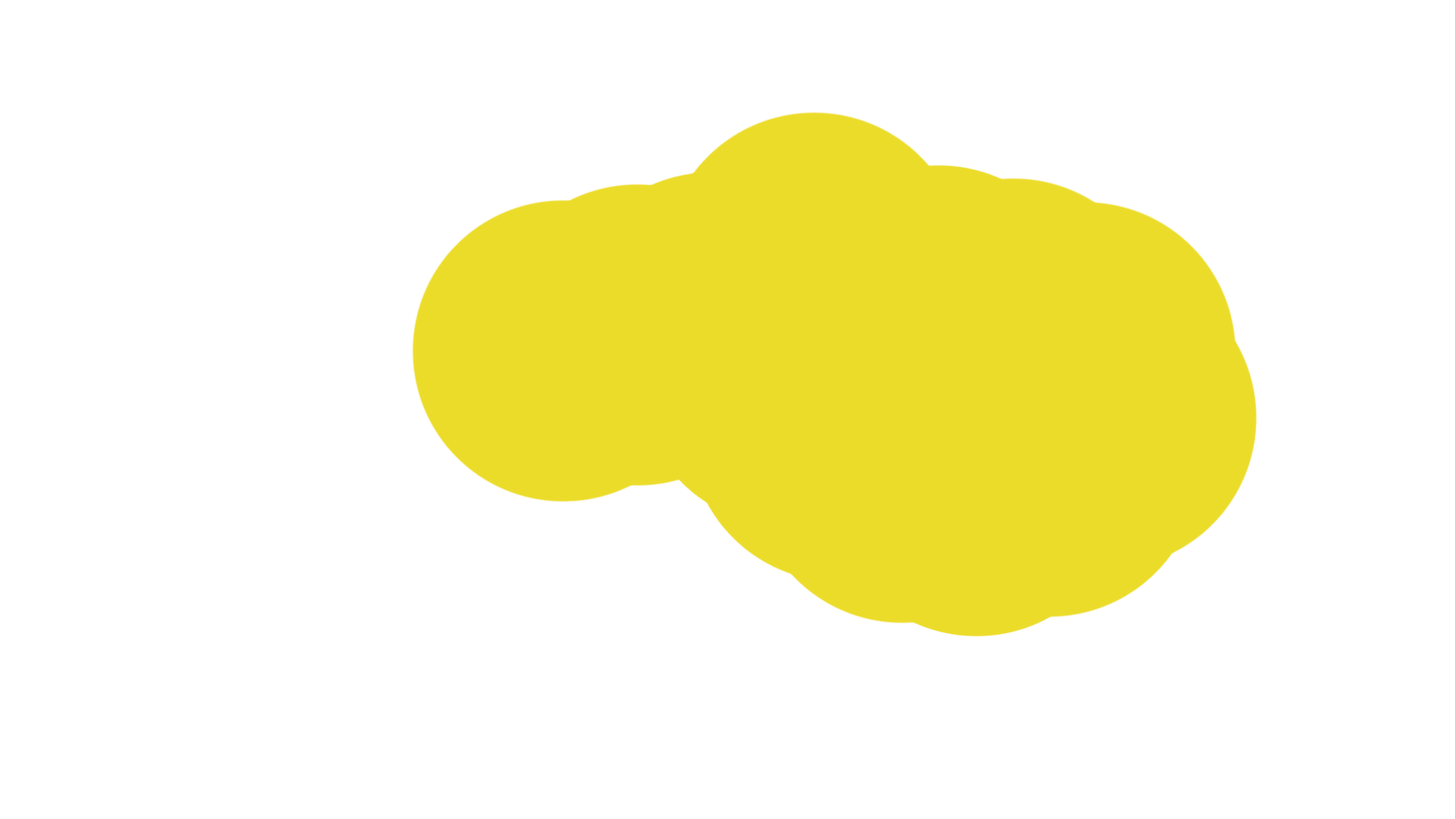
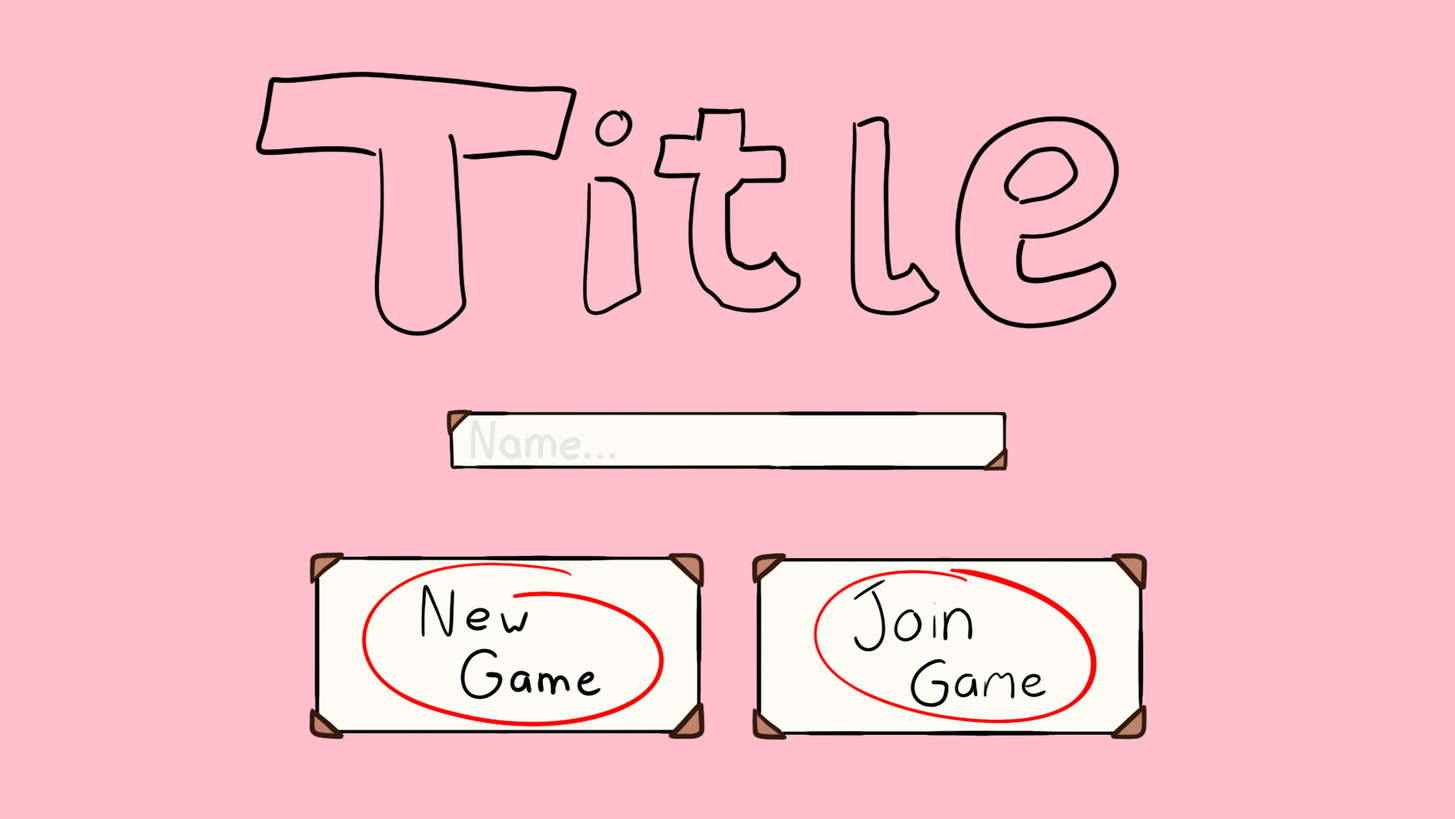
Layer changes from the first w=1455, h=819 image to the second:
added layer "Connect" above "name" over bbox(751, 552, 1149, 740)
added layer "name" above "title" over bbox(446, 409, 1009, 471)
added layer "title" above "host" over bbox(255, 71, 1121, 336)
added layer "host" above "Layer 1" over bbox(308, 551, 706, 740)
renamed "Layer 0" to "Layer 1", painted on it over bbox(0, 0, 1455, 819)
